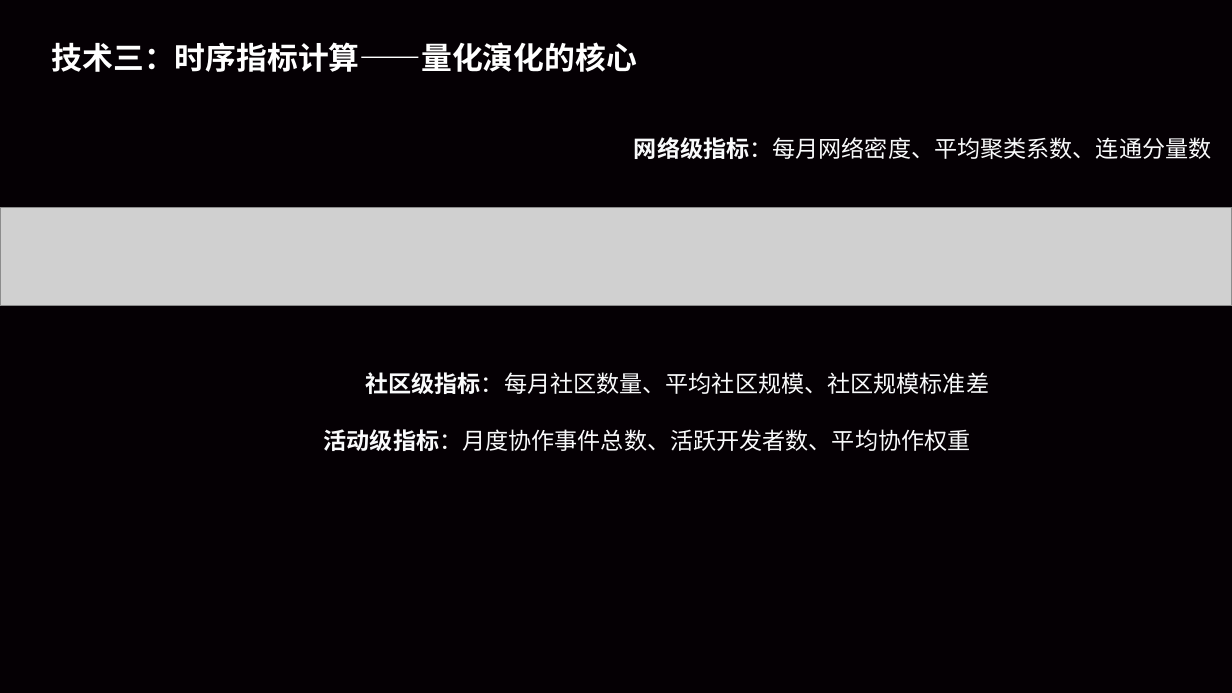
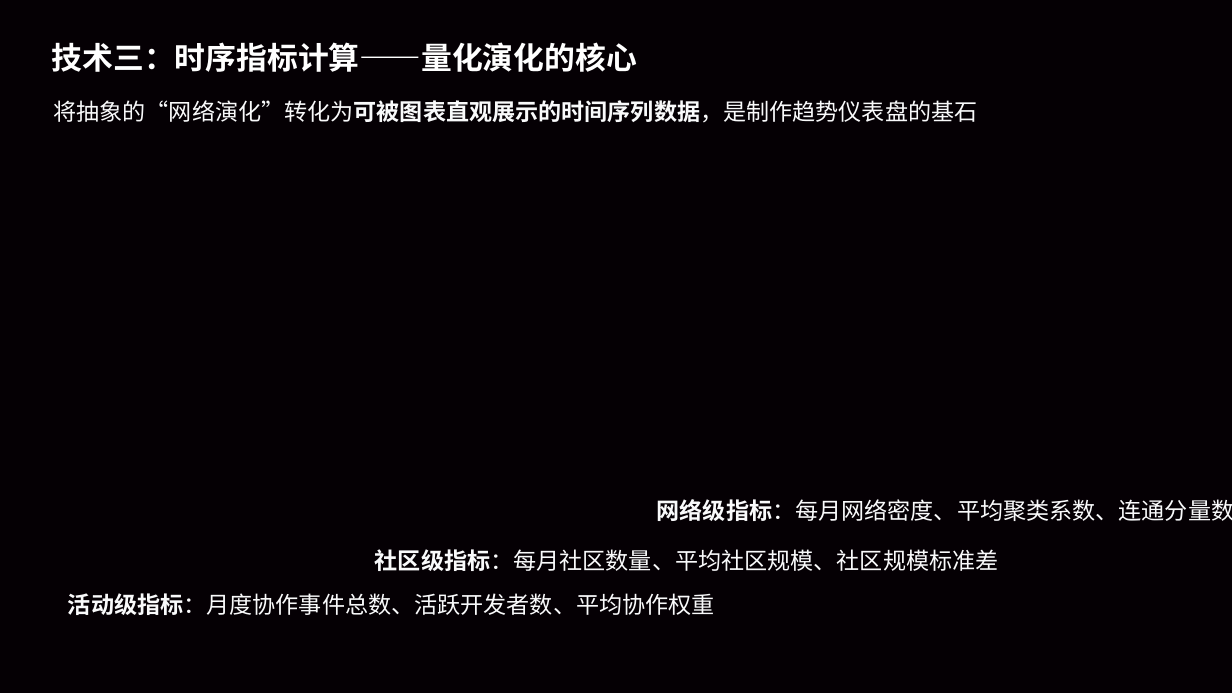
Before and after one commit to perrrseus/OpenSaga, a slide deck: slide 16 of ppt/OpenSaga.pptx. Drawn at 1232x693 pixels with LibreOffice and Linux fonts; fonts in the diff are those of the drawing; grey boxes stand for pictures. Boxes give left, top, right and bottom in pixels: in the first picture for what was removed or moved away, otherwise in the second. Text is boxed around its words. In the diff, an @@ line names an element or a change of style, - is before the commit and + after.

Commit message:
Update OpenSaga.pptx presentation

```diff
--- a/ppt/OpenSaga.pptx
+++ b/ppt/OpenSaga.pptx
@@ text added at [53,100,977,123], 18 pt, text #F9FAFB @@
+将抽象的“网络演化”转化为可被图表直观展示的时间序列数据，是制作趋势仪表盘的基石
@@ picture removed at [0,208,1232,306] @@
@@ text "网络级指标：每月网络密度、平均聚类系数、连通分量数": place and size @@
-text "网络级指标：每月网络密度、平均聚类系数、连通分量数" at [634,137,1211,159]
+text "网络级指标：每月网络密度、平均聚类系数、连通分量数" at [657,499,1232,521]
@@ text "社区级指标：每月社区数量、平均社区规模、社区规模标准差": place and size @@
-text "社区级指标：每月社区数量、平均社区规模、社区规模标准差" at [365,372,989,394]
+text "社区级指标：每月社区数量、平均社区规模、社区规模标准差" at [375,549,999,571]
@@ text "活动级指标：月度协作事件总数、活跃开发者数、平均协作权重": place and size @@
-text "活动级指标：月度协作事件总数、活跃开发者数、平均协作权重" at [324,429,971,451]
+text "活动级指标：月度协作事件总数、活跃开发者数、平均协作权重" at [68,593,715,615]
```
